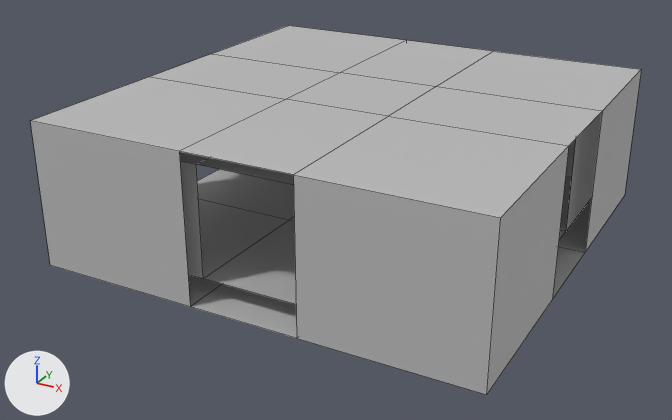
One commit to the FBX model Assets/Models/v1 basic shapes/big area hollow.fbx: the scene before it, then after it.
Before and after are seen from a camera (50 mm lens) standing at (4.61, -6.19, 7.72) and looking at (-6.87, 14.69, -2.72). Arrows for +X, +Y and +Z are at lower left; the lights stay in place. Mesh edges are drawn as thin lines. Where no turn or scale is listed for an object, it has been applied to the vertices.

Script lines for the objects in view, before the commit:
```python
me_mesh = bpy.data.meshes.new('Mesh')
me_mesh.from_pydata(...)  # 64 vertices, 52 faces; spans x -0.58..11.58, y -4.58..7.58, z -3.5..0.5
me_mesh.materials.append(mat_lambert1)  # grey #bcbcbc
ob_big_area_hollow = bpy.data.objects.new('big_area_hollow', me_mesh)
ob_big_area_hollow.location = (-12.0, 14.0, 0.0)
```
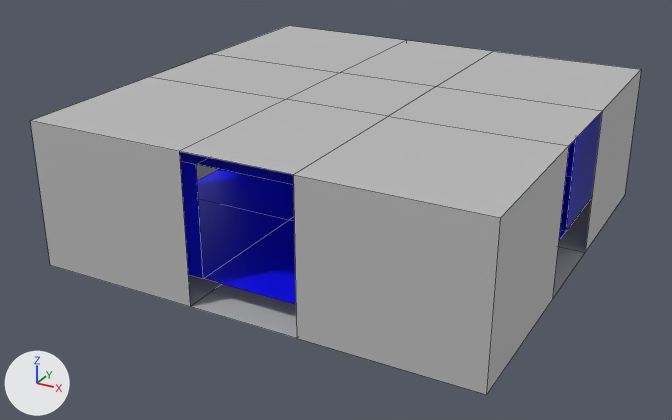
What the commit changed:
Material 'Inside_Wall' (mat_inside_wall) is new.
Its base color is (0.0, 0.0, 1.0) (blue #0000ff).
me_mesh has 64 vertices, 52 faces and spans x -0.58..11.58, y -4.58..7.58, z -3.5..0.5.
me_mesh is used by ob_big_area_hollow; location (-12.0, 14.0, 0.0).
me_mesh part 1: all 26 faces centred in x 0.0..11.0, y -4.0..7.0, z -3.0..0.0 switch from mat_lambert1 (grey #bcbcbc) to mat_inside_wall (blue #0000ff).

Where the change shows, as pixel boxes [x1, y1, x2, y2] in the pictures (672 x 420 px):
part 1 of me_mesh, recoloured (grey to blue)
    both: [179, 112, 602, 304]
